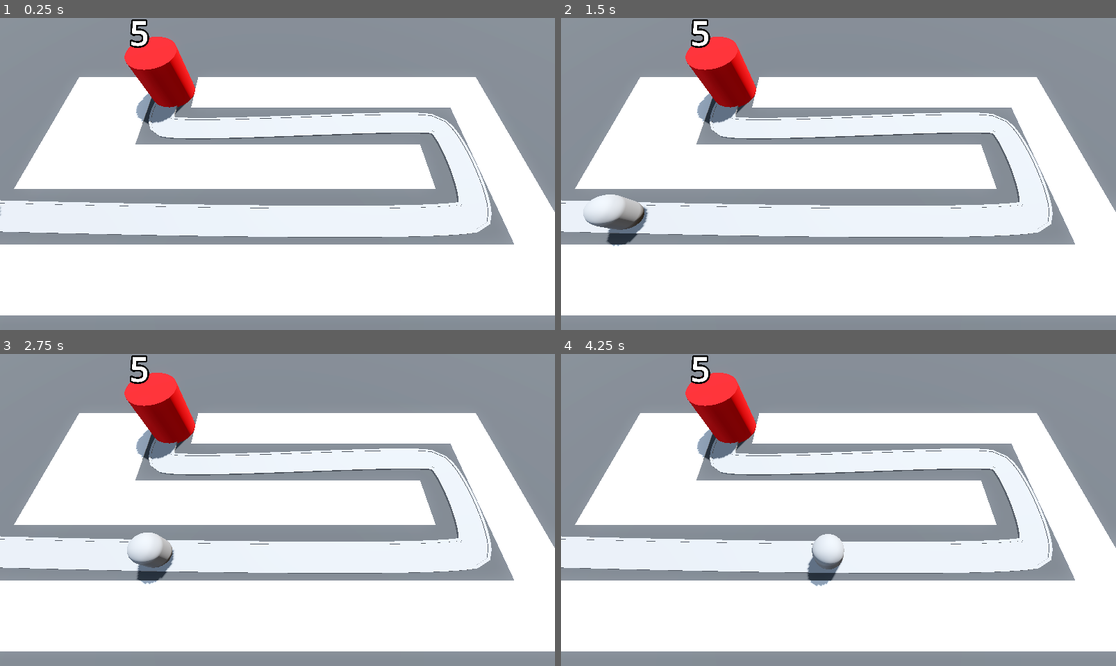
Above: before the commit, frames 1-4 (two rows, left to right).
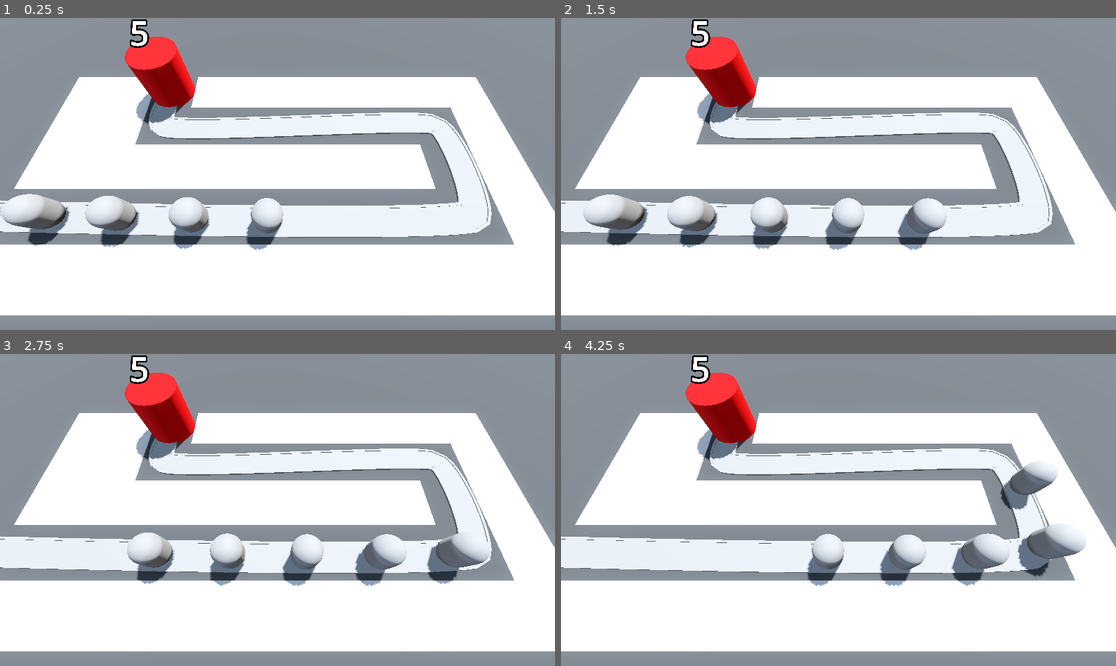
Above: after the commit, the same moments.

Repository: yubinex/barbarian-blaster
Game: Godot game, scene res://base_level.tscn
The game is run twice, just before and just after one commit, with the same random seed, the same clock (stepped at 60 frames per second) and the same inputs.
Inputs:
- Up to frame 1 (0.25 s): no input
- Up to frame 2 (1.5 s): no input
- Up to frame 3 (2.75 s): no input
- Up to frame 4 (4.25 s): no input

The runs differ from the first frame. In frame 1, 3.2% of the frame differs, in the area x 0-52%, y 56-75%; in frame 2, 2.9%; in frame 3, 3.1%; in frame 4, 3.7%, in the area x 57-95%, y 34-75%.

Commit message:
feat: Enhance base health system and populate level with multiple enemies
This commit refines the base's health management and introduces multiple enemies into the main level.
The base.gd script now includes a current_health property with a setter that dynamically updates the health display on a 3D label. Upon reaching zero health, the scene is reloaded, signifying game over or restart. The _ready function ensures current_health is properly initialized from max_health, and take_damage now decrements current_health.
The base_level.tscn has been updated to set path_local = true for Path3D nodes, and five new Enemy instances have been added to the scene, each positioned along the defined paths to create a more dynamic gameplay experience.
A minor whitespace adjustment was also made in enemy.gd.

Diff:
--- a/base/base.gd
+++ b/base/base.gd
@@ -3,14 +3,21 @@
 
 @export var max_health: int = 5
 
+var current_health: int:
+	set(health_in):
+		current_health = health_in
+		print("health was updated")
+		label_3d.text = str(current_health)
+		if current_health < 1:
+			get_tree().reload_current_scene()
+
 @onready var label_3d: Label3D = $Label3D
 
 
 func _ready() -> void:
-	label_3d.text = str(max_health)
+	current_health = max_health
 
 
 func take_damage() -> void:
-	max_health -= 1
-	label_3d.text = str(max_health)
+	current_health -= 1
 	print("damage dealt to base")
--- a/base_level.tscn
+++ b/base_level.tscn
@@ -64,7 +64,7 @@
 path_simplify_angle = 0.0
 path_rotation = 2
 path_rotation_accurate = false
-path_local = false
+path_local = true
 path_continuous_u = true
 path_u_distance = 1.0
 path_joined = false
@@ -78,7 +78,7 @@
 path_simplify_angle = 0.0
 path_rotation = 2
 path_rotation_accurate = true
-path_local = false
+path_local = true
 path_continuous_u = true
 path_u_distance = 1.0
 path_joined = false
@@ -92,7 +92,7 @@
 path_simplify_angle = 0.0
 path_rotation = 2
 path_rotation_accurate = true
-path_local = false
+path_local = true
 path_continuous_u = true
 path_u_distance = 1.0
 path_joined = false
@@ -100,5 +100,21 @@
 [node name="Enemy" parent="Path3D" instance=ExtResource("2_5vx1e")]
 transform = Transform3D(9.38923e-05, 0, -0.99999, 0, 1, 0, 0.99999, 0, 9.38922e-05, -21.8928, 0, 6.00543)
 
+[node name="Enemy2" parent="Path3D" instance=ExtResource("2_5vx1e")]
+transform = Transform3D(-0.0239826, 0, -0.999702, 0, 1, 0, 0.999702, 0, -0.0239826, -16.8945, 0, 6.13439)
+progress = 5.0
+
+[node name="Enemy3" parent="Path3D" instance=ExtResource("2_5vx1e")]
+transform = Transform3D(-0.0205991, 0, -0.999777, 0, 1, 0, 0.999778, 0, -0.020599, -11.8958, 0, 6.24597)
+progress = 10.0
+
+[node name="Enemy4" parent="Path3D" instance=ExtResource("2_5vx1e")]
+transform = Transform3D(-0.016581, 0, -0.999852, 0, 1, 0, 0.999852, 0, -0.016581, -6.89659, 0, 6.33932)
+progress = 15.0
+
+[node name="Enemy5" parent="Path3D" instance=ExtResource("2_5vx1e")]
+transform = Transform3D(-0.0111497, 0, -0.999927, 0, 1, 0, 0.999928, 0, -0.0111497, -1.89707, 0, 6.40947)
+progress = 20.0
+
 [node name="Base" parent="." instance=ExtResource("3_eesb3")]
 transform = Transform3D(1, 0, 0, 0, 1, 0, 0, 0, 1, -10, 0, -6)
--- a/enemy/enemy.gd
+++ b/enemy/enemy.gd
@@ -8,7 +8,7 @@
 
 # Called every frame. 'delta' is the elapsed time since the previous frame.
 func _process(delta: float) -> void:
-	progress +=  delta * speed
+	progress += delta * speed
 	if progress_ratio == 1.0:
 		base.take_damage()
 		set_process(false)
